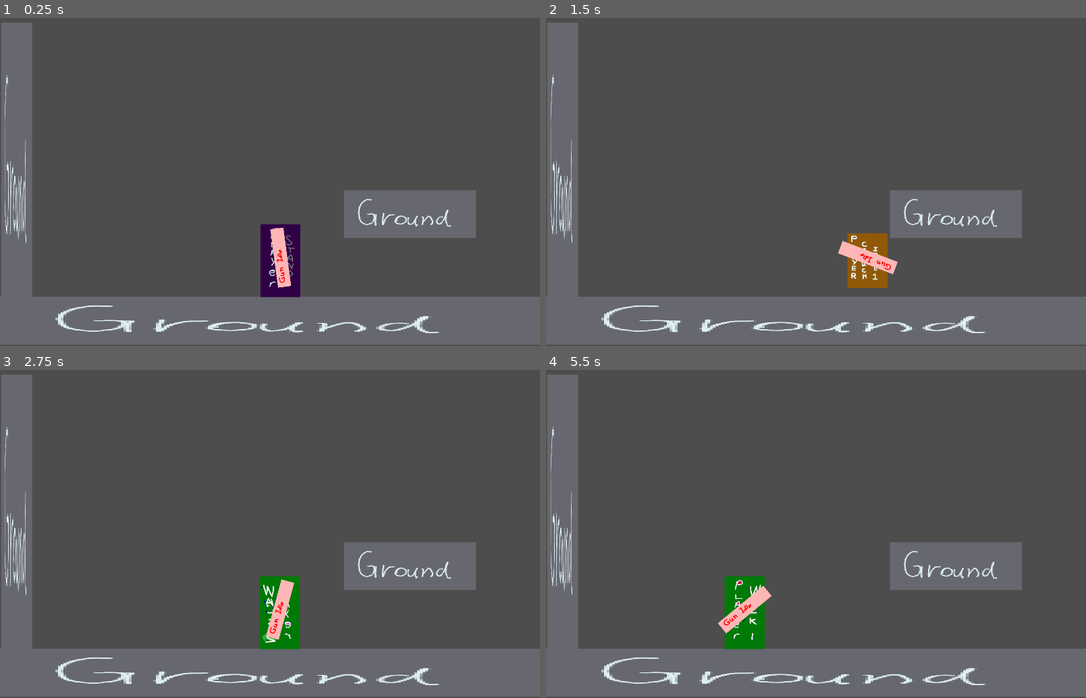
Above: before the commit, frames 1-4 (two rows, left to right).
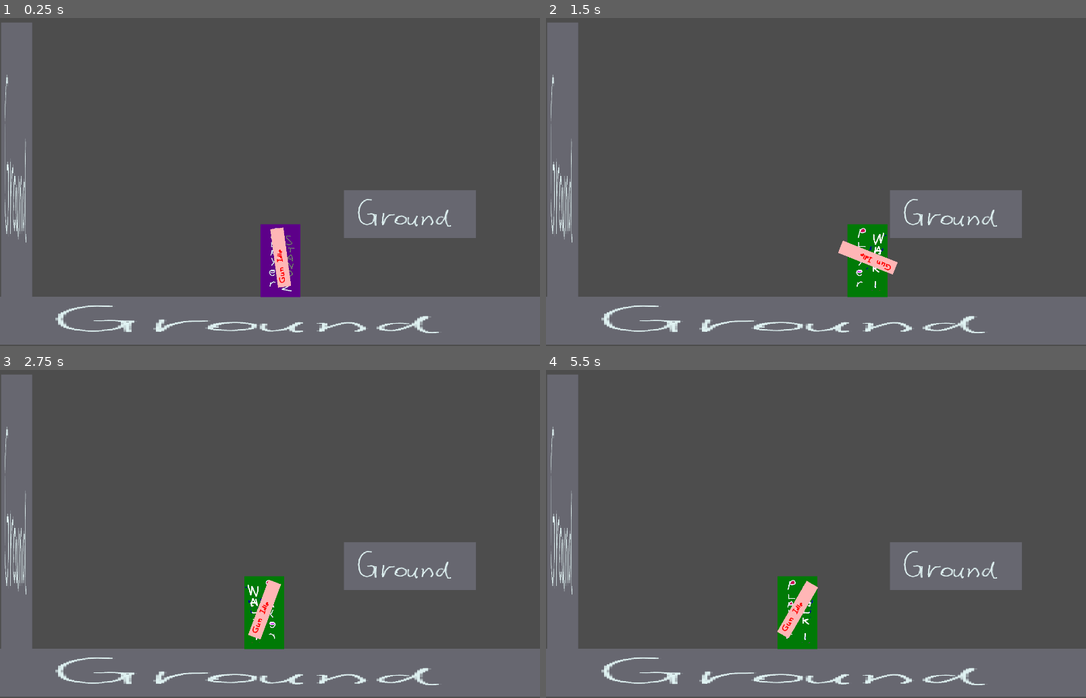
Above: after the commit, the same moments.

Repository: haruo-gabriel/portal2d
Game: Godot game, scene res://Scenes/Main/main.tscn
The game is run twice, just before and just after one commit, with the same random seed, the same clock (stepped at 60 frames per second) and the same inputs.
Inputs (mouse positions are in pixels of both pictures, inside the frame that each line leads up to):
- Up to frame 1 (0.25 s): no input
- Up to frame 2 (1.5 s): move the mouse to (934, 159) at 0.52 s; hold D (move_right) from 0.53 s (still down); tap Space (jump) at 0.6, 0.77, 1.07 s; move the mouse to (708, 195) at 1.27 s; tap Shift (crouch) at 1.35 s
- Up to frame 3 (2.75 s): tap Space (jump) at 1.52, 1.55, 1.82, 2.1 s; move the mouse to (324, 455) at 2.02 s; release D (move_right) at 2.03 s; hold A (move_left) from 2.03 s (still down)
- Up to frame 4 (5.5 s): move the mouse to (789, 596) at 2.77 s; release A (move_left) at 2.78 s; hold D (move_right) 2.78-4.28 s; tap Shift (crouch) at 2.85, 4.35 s; tap Space (jump) at 3.02, 3.05, 3.32, 3.6, 3.77, 4.07, 4.52, 4.55, 4.82, 5.1 s; move the mouse to (978, 579) at 3.52 s; move the mouse to (654, 478) at 4.27 s; hold A (move_left) 4.28-5.03 s; move the mouse to (843, 530) at 5.02 s; hold D (move_right) from 5.03 s (still down)

The runs differ from the first frame. In frame 1, 1.1% of the frame differs, in the area x 48-56%, y 62-86%; in frame 2, 1.4%; in frame 3, 2.0%; in frame 4, 3.4%, in the area x 31-51%, y 62-86%.

Commit message:
Adding functionality to walking state

Diff:
--- a/godot project/Scenes/Main/main.tscn
+++ b/godot project/Scenes/Main/main.tscn
@@ -51,4 +51,4 @@
 shape = SubResource("RectangleShape2D_1q85x")
 
 [node name="Player" parent="." instance=ExtResource("2_rsmok")]
-position = Vector2(786, 785)
+position = Vector2(786, 810)
--- a/godot project/Scenes/Player/Resources/player_stats.gd
+++ b/godot project/Scenes/Player/Resources/player_stats.gd
@@ -13,3 +13,4 @@
 var is_on_floor: bool = false # Initial value does not matter
 
 var last_jumped: int = 0 # Frames since last jump input
+var jumped: bool = false # Whether the player just jumped
--- a/godot project/Scenes/Player/Scripts/FiniteStateMachine/States/idle.gd
+++ b/godot project/Scenes/Player/Scripts/FiniteStateMachine/States/idle.gd
@@ -5,5 +5,10 @@
 func enter() -> void:
 	animation.play("Idle")
 
-func _ready() -> void:
-	pass
+func physics_update(delta: float) -> void:
+
+	if player_stats.direction:
+		transitioned.emit(self, "walking")
+
+	if player_stats.jumped:
+		transitioned.emit(self, "jumping")
--- a/godot project/Scenes/Player/Scripts/FiniteStateMachine/States/walking.gd
+++ b/godot project/Scenes/Player/Scripts/FiniteStateMachine/States/walking.gd
@@ -2,20 +2,20 @@
 class_name Walking
 extends State
 
-@onready var player_stats: PlayerStats = load("res://Scenes/Player/player_stats.tres")
 @onready var constants: PlayerConstants = load("res://Scenes/Player/player_constants.tres")
 
 func enter() -> void:
 	animation.play("Walk")
 
-func physics_process(delta: float) -> void:
+func physics_update(delta: float) -> void:
+	super(delta)
 
 	if player_stats.direction:
 
 		var step = constants.HORIZONTAL_ACCELERATION
 		var new_speed = player_stats.direction * constants.WALKING_SPEED
 
-		player.velocity.x = move_toward(player.velocity.x, new_speed, step)
+		player_stats.velocity.x = move_toward(player_stats.velocity.x, new_speed, step)
 
 	else:
-		player.velocity.x = move_toward(player.velocity.x, 0, constants.GROUND_DRAG)
+		player_stats.velocity.x = move_toward(player_stats.velocity.x, 0, constants.GROUND_DRAG)
--- a/godot project/Scenes/Player/Scripts/FiniteStateMachine/state.gd
+++ b/godot project/Scenes/Player/Scripts/FiniteStateMachine/state.gd
@@ -2,10 +2,12 @@
 class_name State
 extends Node
 
-signal transitioned
+signal transitioned(state: State, new_state_name: String)
 
-@onready var animation: AnimationPlayer = get_parent().get_parent().get_node("AnimationPlayer")
-@onready var player: CharacterBody2D = get_tree().get_first_node_in_group("Player")
+@onready var player: CharacterBody2D = get_parent().get_parent()
+@onready var animation: AnimationPlayer = player.get_node("AnimationPlayer")
+
+@onready var player_stats: PlayerStats = load("res://Scenes/Player/player_stats.tres")
 
 func enter() -> void:
 	pass
@@ -17,4 +19,6 @@
 	pass
 
 func physics_update(delta: float) -> void:
-	pass
+
+	if not player_stats.velocity.x and player_stats.is_on_floor:
+		transitioned.emit(self, "idle")
--- a/godot project/Scenes/Player/Scripts/player.gd
+++ b/godot project/Scenes/Player/Scripts/player.gd
@@ -17,8 +17,8 @@
 
 func set_stats() -> void:
 
-	stats.position = position
-	stats.velocity = velocity
+	position = stats.position
+	velocity = stats.velocity
 
 func set_angle() -> void:
 
@@ -48,6 +48,7 @@
 	velocity.x *= constants.BHOP_MULTIPLIER
 
 	jumped.emit()
+	stats.jumped = true
 
 func move_vertical(delta: float) -> void:
 
@@ -57,6 +58,8 @@
 	if stats.last_jumped and is_on_floor():
 		stats.last_jumped = 0
 		jump()
+	else:
+		stats.jumped = false
 
 	if not is_on_floor():
 		velocity.y += gravity * delta
@@ -99,7 +102,9 @@
 	velocity.y = clamp(velocity.y, -constants.MAX_Y_SPEED, constants.MAX_Y_SPEED)
 
 func _ready() -> void:
-	pass
+
+	stats.position = position
+	stats.velocity = velocity
 
 func _physics_process(delta: float) -> void:
 
@@ -114,11 +119,14 @@
 	if not try_crouch and stats.is_crouching:
 		toggle_crouch(false)
 
-	move(delta)
+	# move(delta)
 
 	set_angle()
 	set_stats()
 
-	animation.set_animation()
+	# animation.set_animation()
 
 	move_and_slide()
+
+	stats.position = position
+	stats.velocity = velocity
